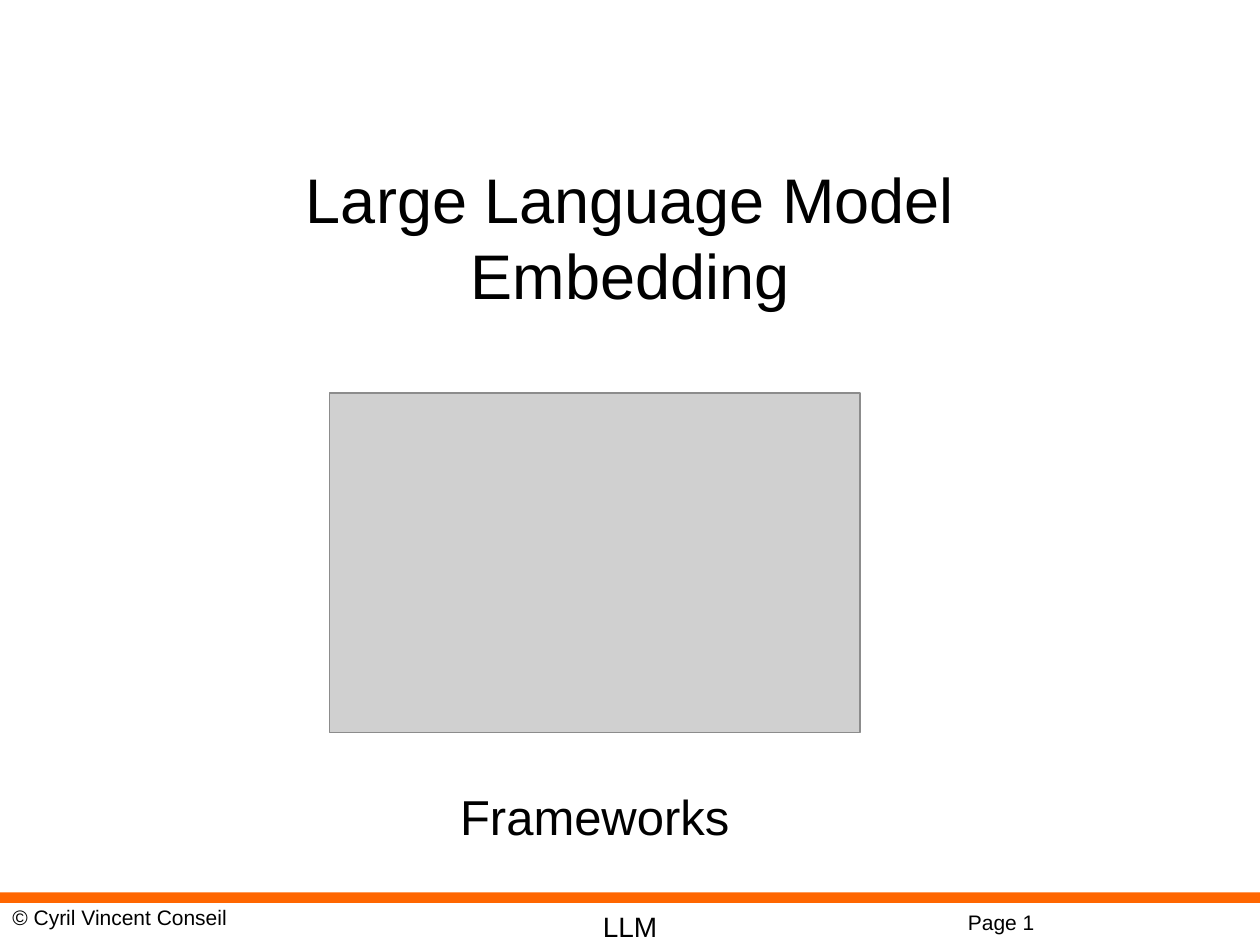
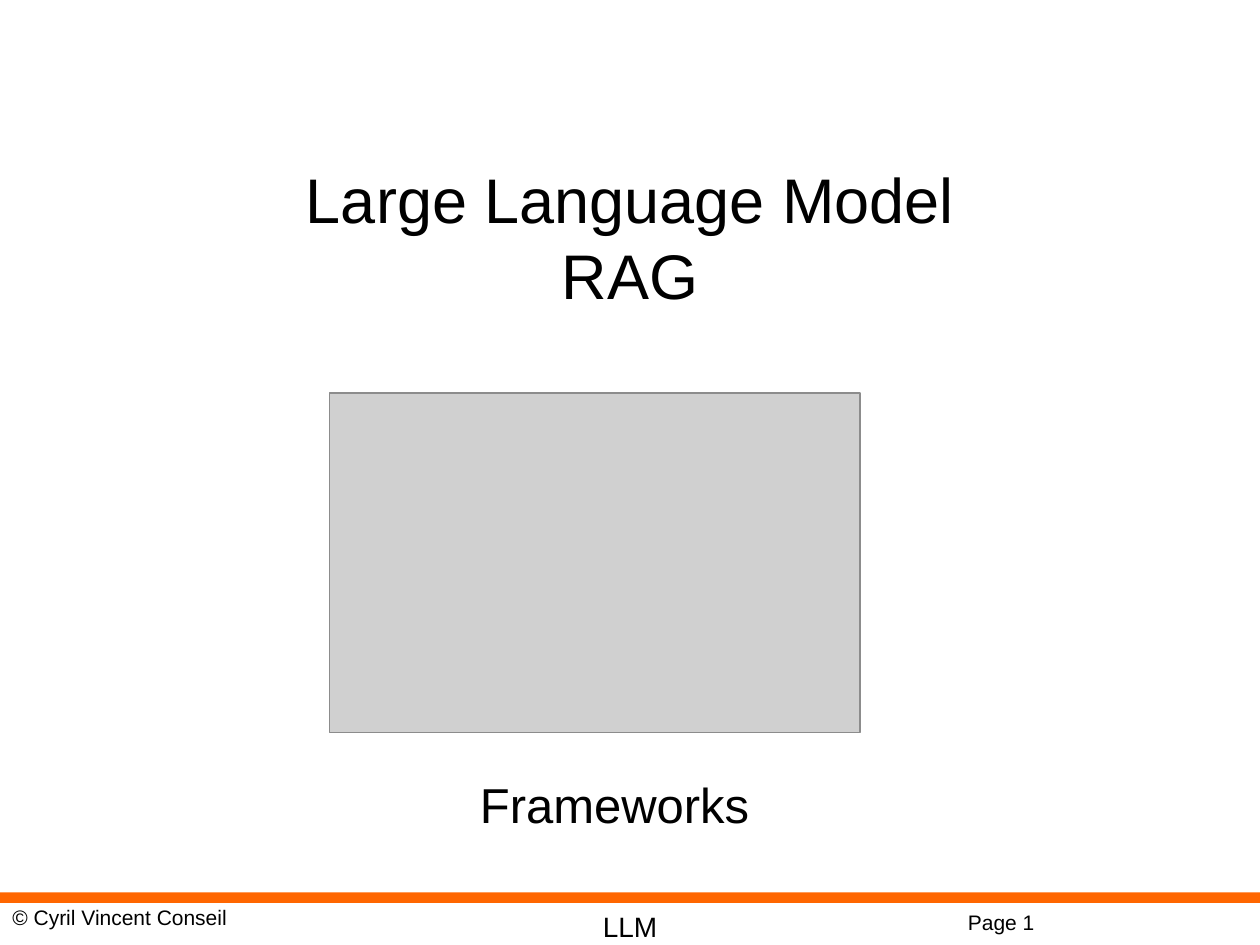
Before and after one commit to cyrilvincent/rag, a slide deck: slide 1 of ppt/RAG06-Frameworks.pptx. Drawn at 1260x945 pixels with LibreOffice and Linux fonts; fonts in the diff are those of the drawing; grey boxes stand for pictures; background and template pictures are left out. Boxes give left, top, right and bottom in pixels: in the first picture for what was removed or moved away, otherwise in the second. Text is boxed around its words. In the diff, an @@ line names an element or a change of style, - is before the commit and + after.

```diff
--- a/ppt/RAG06-Frameworks.pptx
+++ b/ppt/RAG06-Frameworks.pptx
@@ text at <box>562,255,698,300</box>: text changed @@
-Embedding
+RAG
@@ subtitle "Frameworks": place and size @@
-subtitle "Frameworks" at <box>460,799,729,836</box>
+subtitle "Frameworks" at <box>480,787,749,824</box>
```
Also in this commit, not shown: 2 other slides changed, 23 other files.
